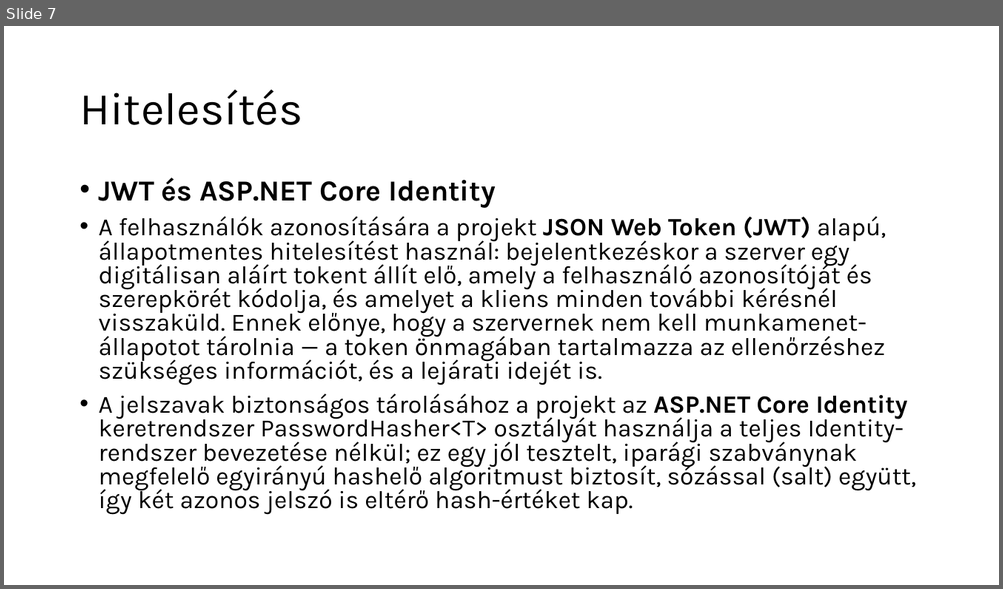
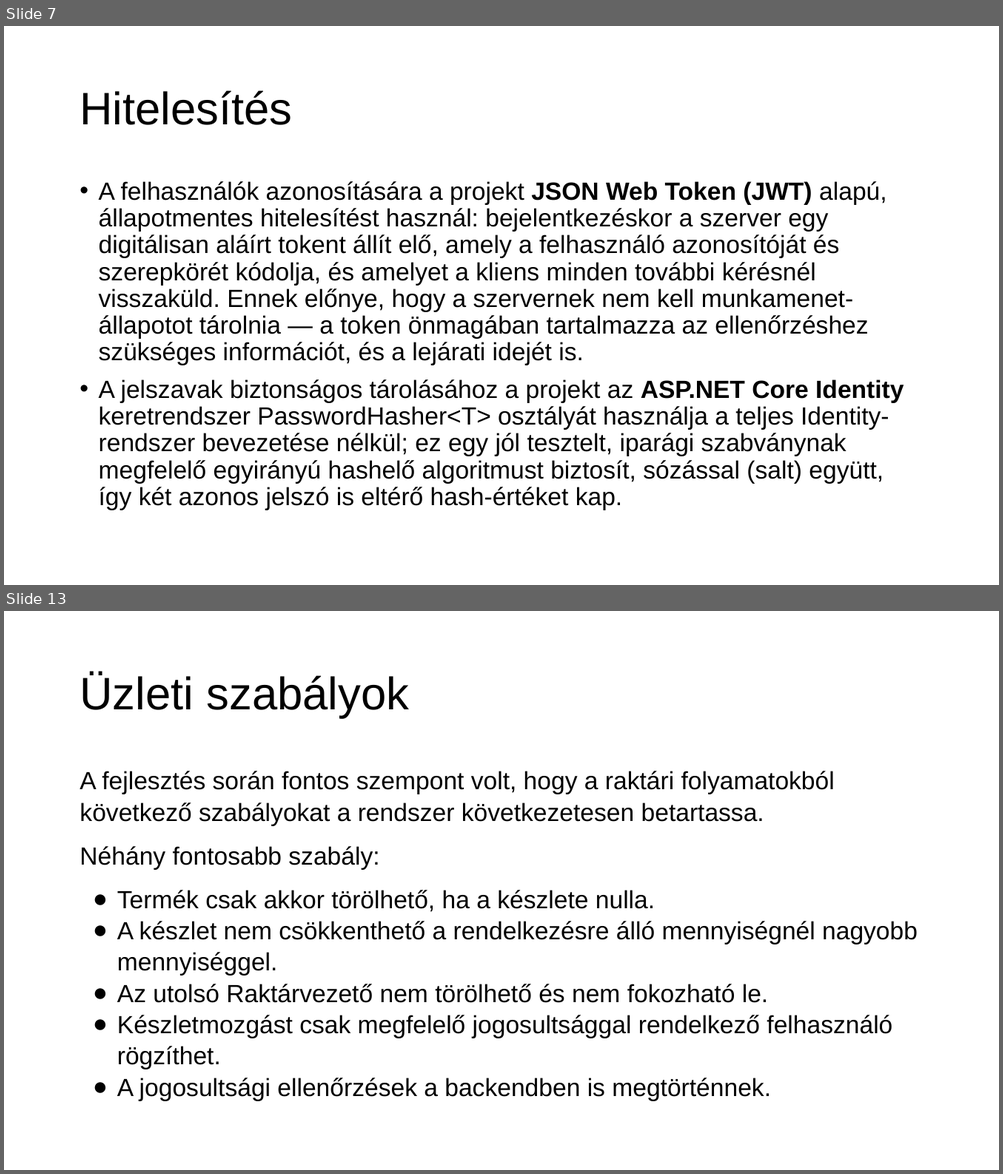
Before and after one commit to Vividia47/raktar, a slide deck: Documentation/exam.pptx. Shown one above the other, each under a label of ours: slide 7 before the commit, slides 7 and 13 after it; the slides between them are not shown. The pictures are 1003x589 and 1003x1174 pixels, drawn with LibreOffice and Linux fonts; fonts in the diff are those of the drawing; background and template pictures are left out. Boxes give left, top, right and bottom in pixels: in the first picture for what was removed or moved away, otherwise in the second. Text is boxed around its words. In the diff, an @@ line names an element or a change of style, - is before the commit and + after.

```diff
--- a/Documentation/exam.pptx
+++ b/Documentation/exam.pptx
@@ slide 13 added at (4,611,999,1170), background picture (left out) @@
@@ title added at (79,673,409,718), 44 pt, text #000000 @@
+Üzleti szabályok
@@ text added at (79,771,917,1102), 24 pt, text #000000 @@
+A fejlesztés során fontos szempont volt, hogy a raktári folyamatokból következő szabályokat a rendszer következetesen betartassa.
+Néhány fontosabb szabály:
+● Termék csak akkor törölhető, ha a készlete nulla.
+● A készlet nem csökkenthető a rendelkezésre álló mennyiségnél nagyobb mennyiséggel.
+● Az utolsó Raktárvezető nem törölhető és nem fokozható le.
+● Készletmozgást csak megfelelő jogosultsággal rendelkező felhasználó rögzíthet.
+● A jogosultsági ellenőrzések a backendben is megtörténnek.
@@ slide 7 changed as well @@
@@ title "Hitelesítés" at (79,90,292,125): font Karla to Arial @@
@@ text "A felhasználók azonosítására a projekt ..." at (99,181,903,511): font Karla to Arial; line spacing 0.8 to 0.9 @@
@@ text at (99,178,495,208): paragraph removed @@
-• JWT és ASP.NET Core Identity
```
Also in this commit, not shown: 6 other slides changed, 9 other slides added.
